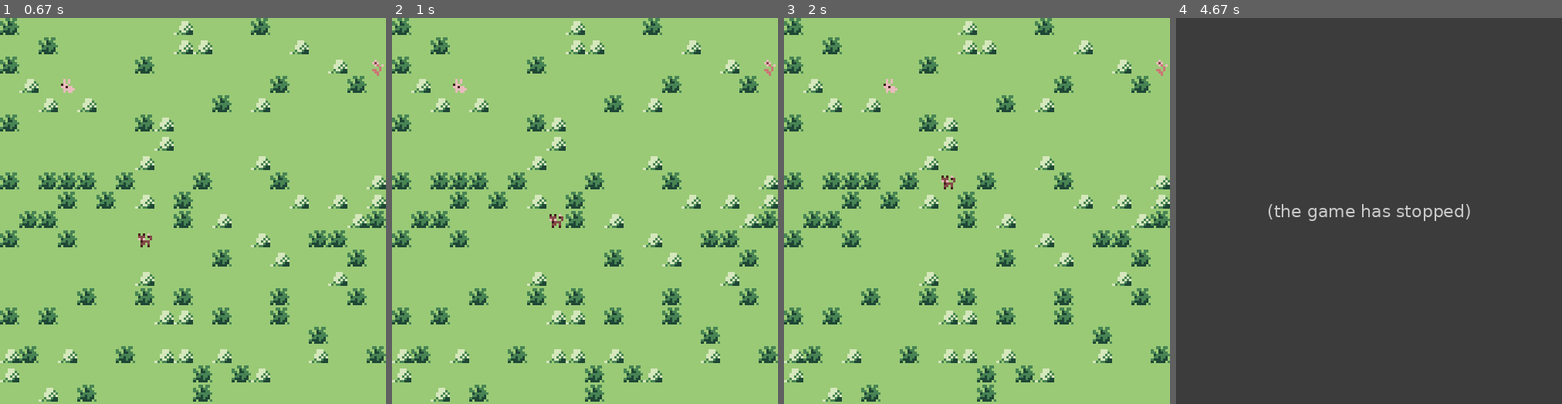
Above: before the commit, frames 1-4 (left to right).
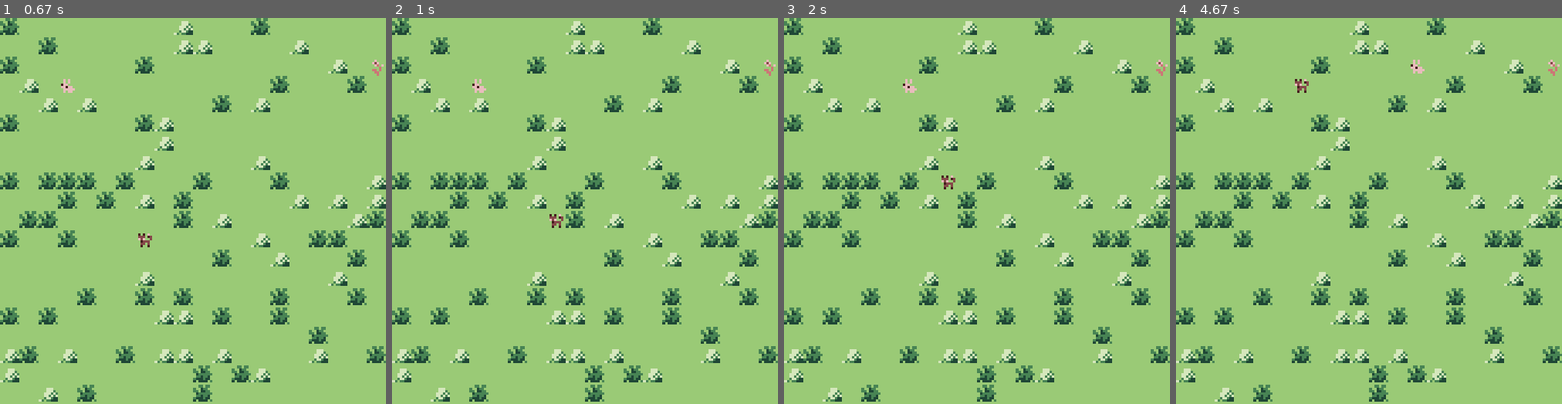
Above: after the commit, the same moments.

Repository: Flashboil/discovery-project
Game: pygame game, started from creature_on_map.py
Two runs of this game, one before a commit and one after it. Both use one fixed random seed, a clock stepped at 60 frames per second and the inputs below.
Inputs:
- Up to frame 1 (0.67 s): no input
- Up to frame 2 (1 s): no input
- Up to frame 3 (2 s): no input
- Up to frame 4 (4.67 s): no input

Frame 1 is identical in both runs. In frame 2, 0.1% of the frame differs, in the area x 15-25%, y 15-20%; in frame 3, 0.1%; in frame 4, 100%, in the area x 0-100%, y 0-100%.
Before the commit the program exited at 4.43 s; later frames show no game.

Commit message:
minor changes ot path

Diff:
--- a/creature_on_map.py
+++ b/creature_on_map.py
@@ -83,7 +83,7 @@
     draw_world_grid(world_grid)
 
 
-    rabbit_delay = 15
+    rabbit_delay = 13
     fox_delay = 12  # smaller number = faster
 
     if frame_counter % rabbit_delay == 0:
@@ -91,11 +91,10 @@
 
     if frame_counter % fox_delay == 0:
         if frame_counter % (rabbit_delay * 2) == 0:
-            rabbit_future = rabbit.path[rabbit.path_index + 1] if rabbit.path_index + 1 < len(rabbit.path) else rabbit.location
+            # rabbit_future = rabbit.path[rabbit.path_index + 1] if rabbit.path_index + 1 < len(rabbit.path) else rabbit.location
+            rabbit_future = rabbit.location
             fox.find_path(fox.location, rabbit_future)
         fox.follow_path()
-
-
 
     if fox.location == rabbit.location:
         running = False
--- a/rabbit_class.py
+++ b/rabbit_class.py
@@ -121,3 +121,10 @@
                     if self.world_grid[ny][nx] == 5:  # flower tile
                         return (nx, ny)
         return None
+
+    def wander(self):
+        x = min(max(self.location[0] + random.randint(-3, 3), 0), self.world_width - 1)
+        y = min(max(self.location[1] + random.randint(-3, 3), 0), self.world_height - 1)
+        if self.world_grid[y][x] in (0, 3):  # walkable
+            self.goal = (x, y)
+            self.find_path(self.location, self.goal)
